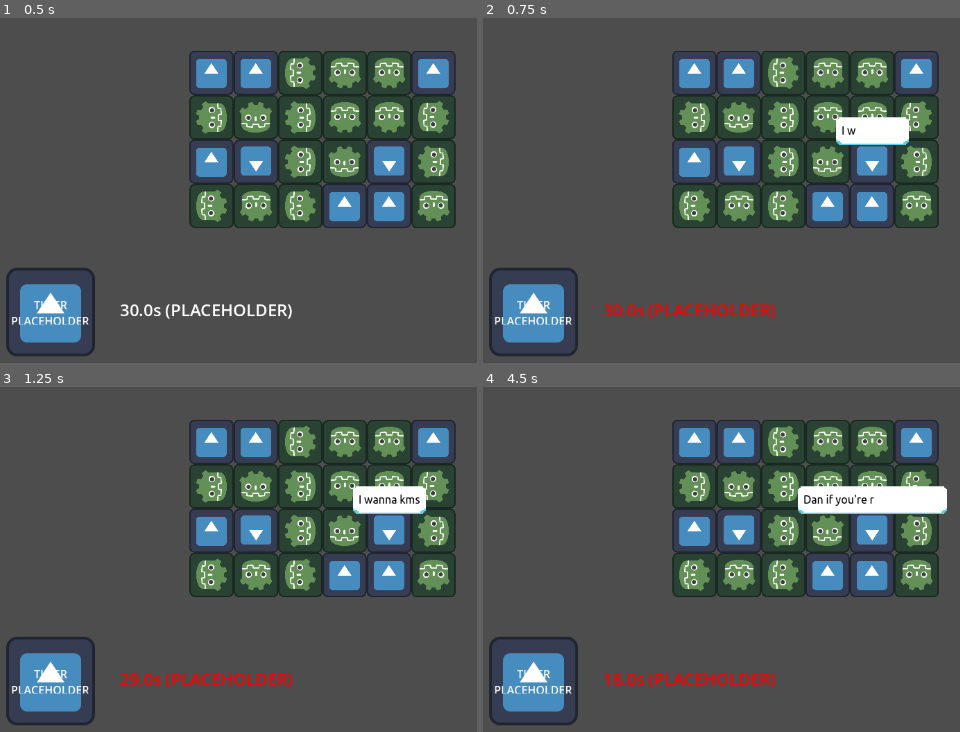
Above: before the commit, frames 1-4 (two rows, left to right).
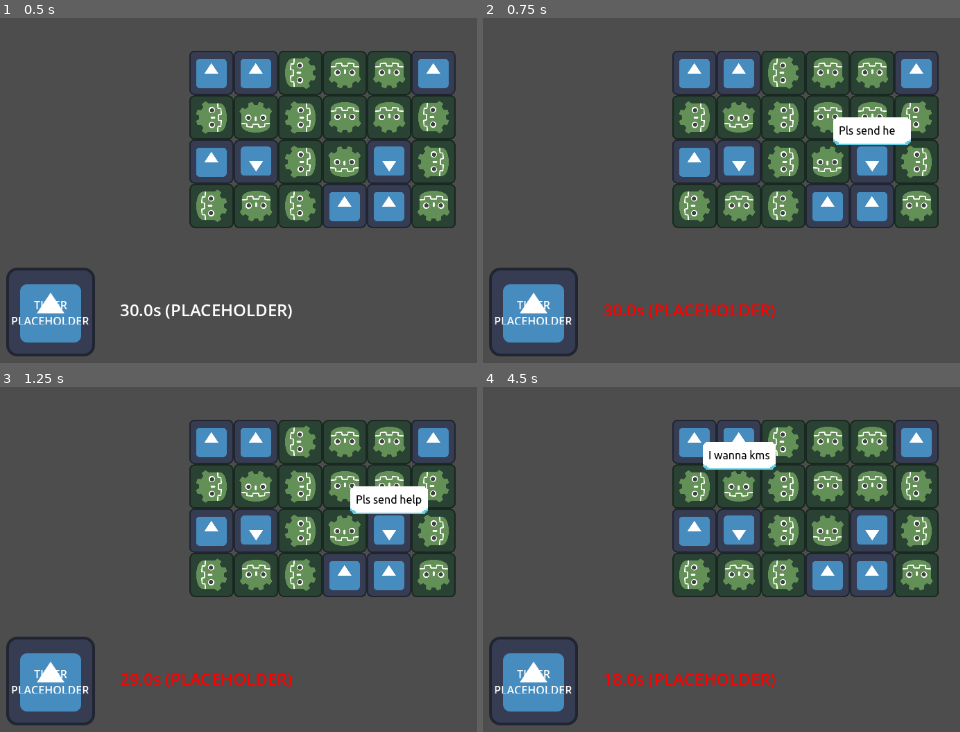
Above: after the commit, the same moments.

Repository: sbxte/gimapp25-hands-on
Game: Godot game, scene res://scenes/Main.tscn
Two runs of this game, one before a commit and one after it. Both use one fixed random seed, a clock stepped at 60 frames per second and the inputs below. The engine's default icon, where the game draws it, is replaced by a stand-in: a white triangle on a blue panel in a dark square.
Inputs (mouse positions are in pixels of both pictures, inside the frame that each line leads up to):
- Up to frame 1 (0.5 s): no input
- Up to frame 2 (0.75 s): tap Enter at 0.5 s; drag from (874, 162) to (883, 42) at 0.52 s
- Up to frame 3 (1.25 s): no input
- Up to frame 4 (4.5 s): tap Space (skip_dialogue) at 1.25, 3.5 s; drag from (740, 531) to (764, 597) at 1.27 s; tap Enter at 2, 4.25 s; move the mouse to (874, 487) at 2.02 s; click (874, 487) at 2.17 s; drag from (826, 487) to (564, 442) at 2.77 s; drag from (826, 531) to (845, 507) at 3.52 s; drag from (740, 487) to (683, 397) at 4.27 s

Frame 1 is identical in both runs. In frame 2, 0.3% of the frame differs, in the area x 73-90%, y 28-37%; in frame 3, 0.3%; in frame 4, 3.7%, in the area x 46-98%, y 15-37%.

Commit message:
fix: fixed textboxes so that it displays a single random message

Diff:
--- a/scenes/Timer.tscn
+++ b/scenes/Timer.tscn
@@ -1,7 +1,7 @@
 [gd_scene load_steps=3 format=3 uid="uid://brippd2pq4uve"]
 
-[ext_resource type="Script" uid="uid://buou3l0tcljdd" path="res://scripts/timer.gd" id="1_l5usf"]
-[ext_resource type="Texture2D" uid="uid://ctpbnufoeo87s" path="res://icon.svg" id="2_on8h2"]
+[ext_resource type="Script" path="res://scripts/timer.gd" id="1_l5usf"]
+[ext_resource type="Texture2D" uid="uid://ctpbnufoeo87s" path="res://assets/sprites/icon.svg" id="2_on8h2"]
 
 [node name="Timer" type="Node2D" node_paths=PackedStringArray("timer", "sprite", "text")]
 script = ExtResource("1_l5usf")
--- a/scenes/speech_bubble.tscn
+++ b/scenes/speech_bubble.tscn
@@ -33,7 +33,8 @@
 theme_override_fonts/font = ExtResource("3_a8jen")
 vertical_alignment = 1
 
-[node name="Timer" type="Timer" parent="Textbox"]
+[node name="ForDisplay" type="Timer" parent="Textbox"]
 one_shot = true
 
-[connection signal="timeout" from="Textbox/Timer" to="Textbox" method="_on_timer_timeout"]
+[connection signal="timeout" from="Textbox/ForDisplay" to="Textbox" method="_on_timer_timeout"]
+[connection signal="timeout" from="Textbox/ForDisplay" to="Textbox" method="_on_for_display_timeout"]
--- a/scripts/DialogueManager.gd
+++ b/scripts/DialogueManager.gd
@@ -2,48 +2,33 @@
 
 @onready var textbox_scene = preload("res://scenes/speech_bubble.tscn")
 
-var dialogue_lines : Array[String] = []
+var dialogue_line : String = ""
 var current_line_index = 0
 
 var textbox
 var textbox_pos: Vector2
 
 var is_dialogue_active = false
-var can_advance_line = false
 
-func start_dialogue(pos: Vector2, lines: Array[String]):
+func start_dialogue(pos: Vector2, lines: String):
 	if is_dialogue_active:
 		return
-	dialogue_lines = lines
+	dialogue_line = lines
 	textbox_pos = pos
 	show_text_box()
+
+	if not Events.is_connected("finished_displaying", on_textbox_finished_displaying):
+		Events.connect("finished_displaying", on_textbox_finished_displaying)
 
 	is_dialogue_active = true
 
 func show_text_box():
 	textbox = textbox_scene.instantiate()
-	if not Events.is_connected("finished_displaying", on_textbox_finished_displaying):
-		Events.connect("finished_displaying", on_textbox_finished_displaying)
 	get_tree().root.add_child(textbox)
 	textbox.global_position = textbox_pos
-	textbox.get_node("Textbox").display_text(dialogue_lines[current_line_index])
-	can_advance_line = false
+	textbox.get_node("Textbox").display_text(dialogue_line)
 
 func on_textbox_finished_displaying():
-	can_advance_line = true
-
-func _unhandled_input(event: InputEvent) -> void:
-	if (
-		event.is_action_pressed("skip_dialogue") &&
-		is_dialogue_active &&
-		can_advance_line
-	):
-		textbox.queue_free()
-
-		current_line_index += 1
-		if current_line_index >= dialogue_lines.size():
-			is_dialogue_active = false
-			current_line_index = 0
-			return
-
-		show_text_box()
+	await get_tree().create_timer(0.5).timeout
+	is_dialogue_active = false
+	textbox.queue_free()
--- a/scripts/cat.gd
+++ b/scripts/cat.gd
@@ -54,7 +54,7 @@
 		if mouse_event.pressed and mouse_event.button_index == MOUSE_BUTTON_LEFT:
 			Events.emit_signal("cat_mouse_click", self.position, self)
 
-		DialogueManager.start_dialogue(global_position, lines)
+		DialogueManager.start_dialogue(global_position, lines.pick_random())
 
 	elif event is InputEventMouse:
 		Events.emit_signal("cat_mouse_enter", self.position, self)
--- a/scripts/textbox.gd
+++ b/scripts/textbox.gd
@@ -1,7 +1,7 @@
 extends MarginContainer
 
 @onready var label: Label = $MarginContainer/Label
-@onready var timer: Timer = $Timer
+@onready var timer: Timer = $ForDisplay
 
 const MAX_WIDTH = 256
 
@@ -9,7 +9,7 @@
 var letter_index = 0
 
 
-var letter_time = 0.05
+var letter_time = 0.005
 
 func display_text(displayed_text : String):
 	text = displayed_text
@@ -42,10 +42,7 @@
 		Events.emit_signal("finished_displaying")
 		return
 
-	match text[letter_index]:
-		_:
-			timer.start(letter_time)
+	timer.start(letter_time)
 
-
-func _on_timer_timeout() -> void:
+func _on_for_display_timeout() -> void:
 	_display_letter()
Renamed: icon2.png -> assets/sprites/icon2.png
Not shown, changed: assets/sprites/icon2.png.import
